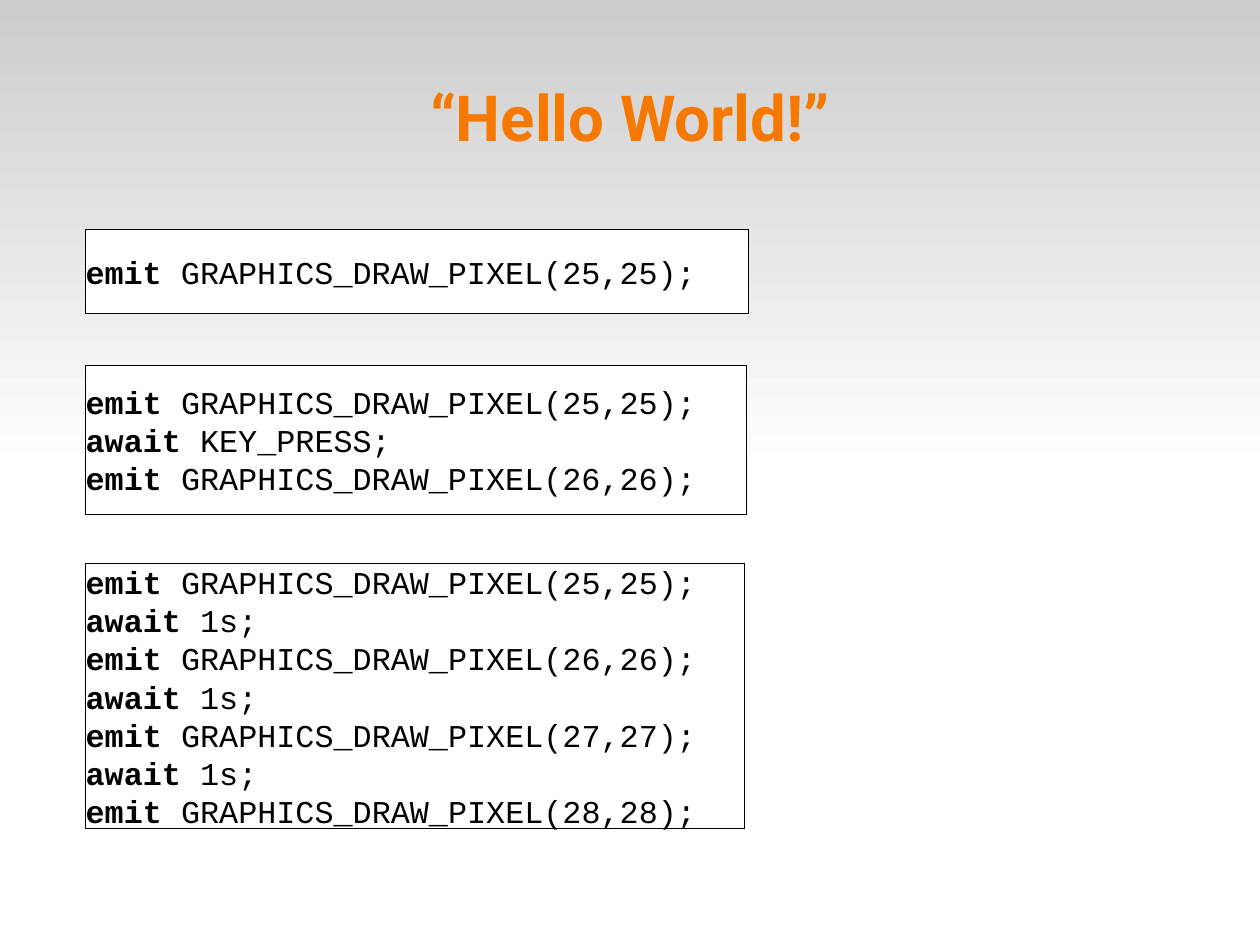
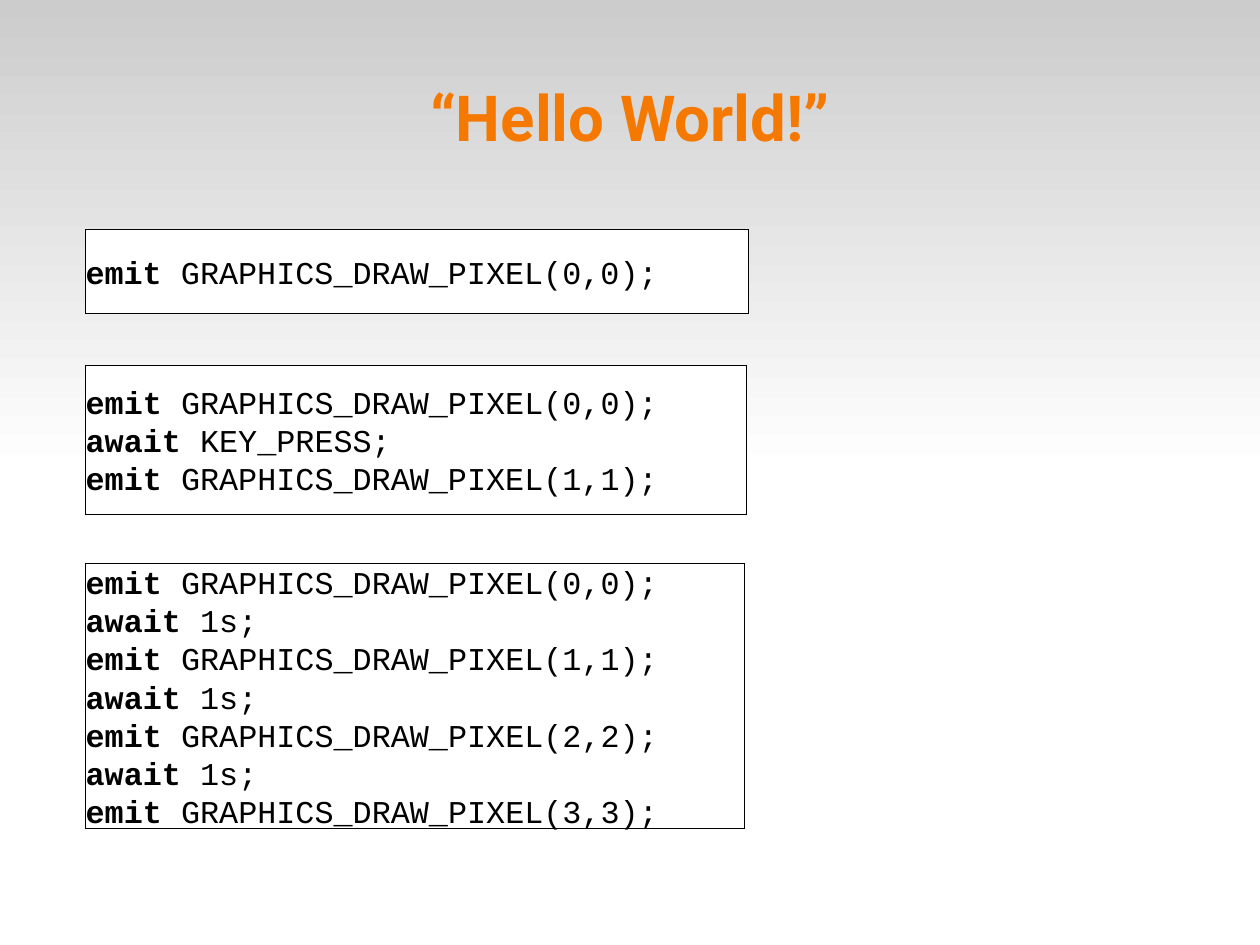
Before and after one commit to fsantanna-no/ceu-docs, a slide deck: slide 2 of pico-ceu.odp. Drawn at 1260x945 pixels with LibreOffice and Linux fonts; fonts in the diff are those of the drawing. Boxes give left, top, right and bottom in pixels: in the first picture for what was removed or moved away, otherwise in the second. Text is boxed around its words. In the diff, an @@ line names an element or a change of style, - is before the commit and + after.

```diff
--- a/pico-ceu.odp
+++ b/pico-ceu.odp
@@ text in rectangle at [86,261,658,291]: text changed @@
-emit GRAPHICS_DRAW_PIXEL(25,25);
+emit GRAPHICS_DRAW_PIXEL(0,0);
@@ text in rectangle at [86,391,658,421]: text changed @@
-emit GRAPHICS_DRAW_PIXEL(25,25);
+emit GRAPHICS_DRAW_PIXEL(0,0);
@@ text in rectangle at [86,467,658,497]: text changed @@
-emit GRAPHICS_DRAW_PIXEL(26,26);
+emit GRAPHICS_DRAW_PIXEL(1,1);
@@ text in rectangle at [86,571,658,601]: text changed @@
-emit GRAPHICS_DRAW_PIXEL(25,25);
+emit GRAPHICS_DRAW_PIXEL(0,0);
@@ text in rectangle at [86,648,658,677]: text changed @@
-emit GRAPHICS_DRAW_PIXEL(26,26);
+emit GRAPHICS_DRAW_PIXEL(1,1);
@@ text in rectangle at [86,724,658,754]: text changed @@
-emit GRAPHICS_DRAW_PIXEL(27,27);
+emit GRAPHICS_DRAW_PIXEL(2,2);
@@ text in rectangle at [86,800,658,830]: text changed @@
-emit GRAPHICS_DRAW_PIXEL(28,28);
+emit GRAPHICS_DRAW_PIXEL(3,3);
```
Also in this commit, not shown: 10 other slides changed, 2 slides added, 11 other files.
